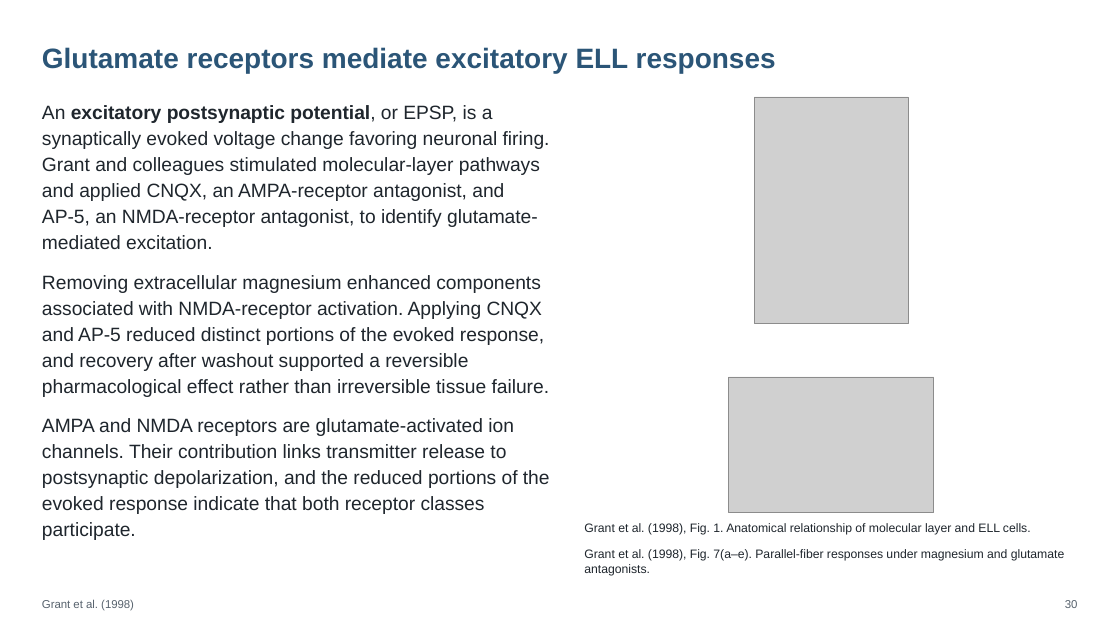
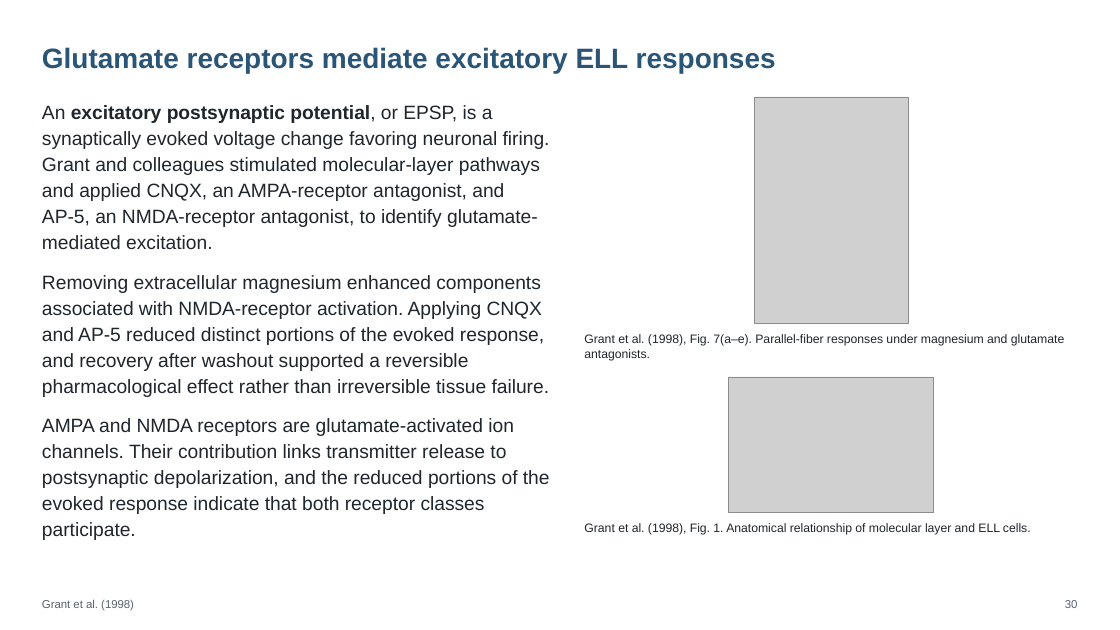
Before and after one commit to jordanxxlopez/NEUROETHOLOGY, a slide deck: slide 40 of scaffolded/Neuroethology_Lecture21_FA2026_SCAFFOLDED.pptx. Drawn at 1120x630 pixels with LibreOffice and Linux fonts; fonts in the diff are those of the drawing; grey boxes stand for pictures. Boxes give left, top, right and bottom in pixels: in the first picture for what was removed or moved away, otherwise in the second. Text is boxed around its words. In the diff, an @@ line names an element or a change of style, - is before the commit and + after.

```diff
--- a/scaffolded/Neuroethology_Lecture21_FA2026_SCAFFOLDED.pptx
+++ b/scaffolded/Neuroethology_Lecture21_FA2026_SCAFFOLDED.pptx
@@ text "Grant et al. (1998), Fig. ..." moved from (x1=584, y1=549, x2=1064, y2=576) to (x1=584, y1=334, x2=1064, y2=361) @@
```
Also in this commit, not shown: 8 other slides changed, 14 other files.
